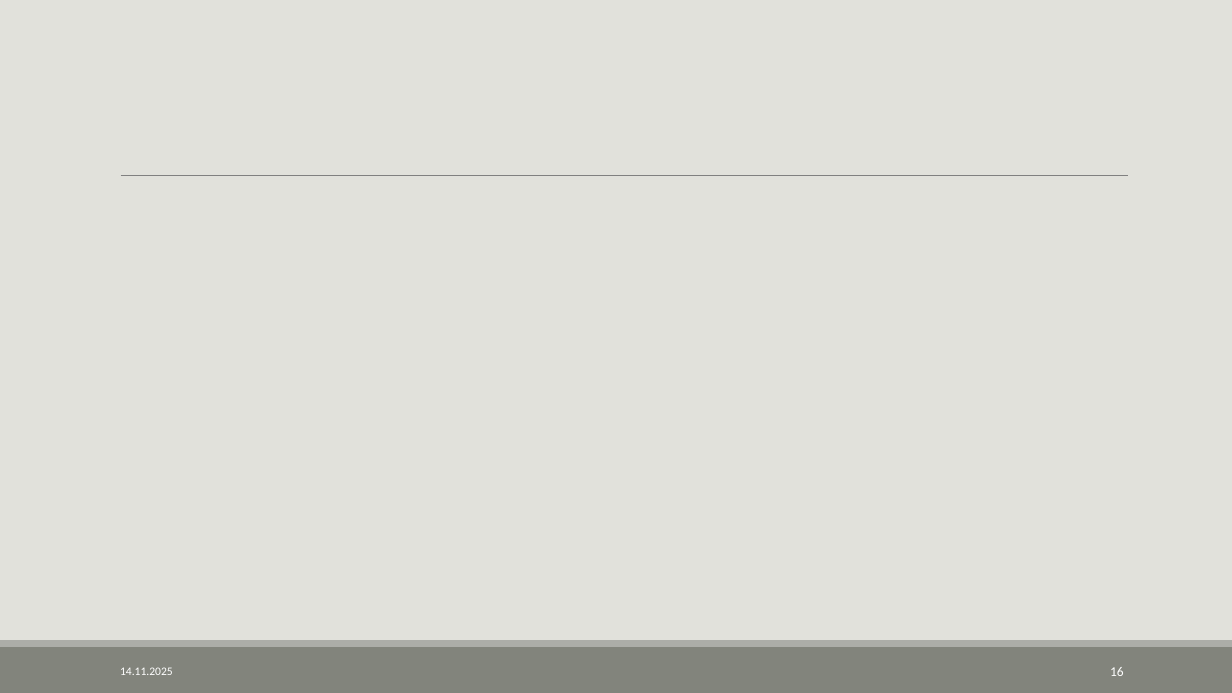
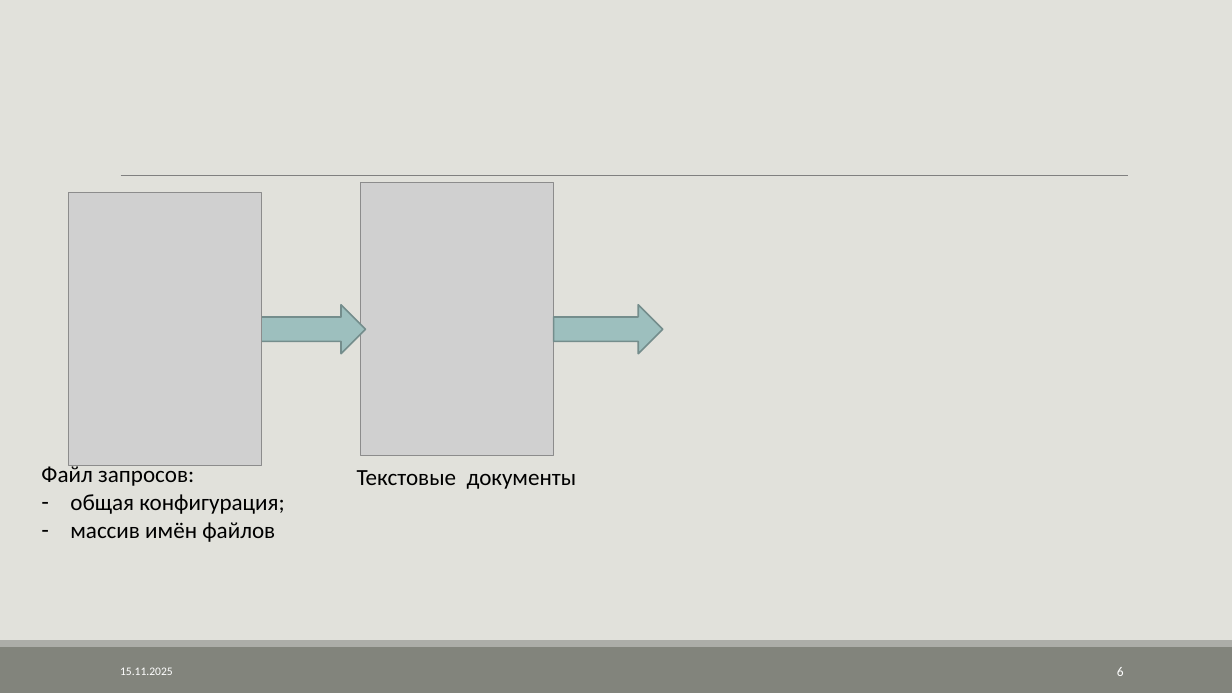
Before and after one commit to AVKazmirchuk/SearchEngine, a slide deck: slide 6 of presentation/защита.pptx (slide 16 before the commit). Drawn at 1232x693 pixels with LibreOffice and Linux fonts; fonts in the diff are those of the drawing; grey boxes stand for pictures. Boxes give left, top, right and bottom in pixels: in the first picture for what was removed or moved away, otherwise in the second. Text is boxed around its words. In the diff, an @@ line names an element or a change of style, - is before the commit and + after.

```diff
--- a/presentation/защита.pptx
+++ b/presentation/защита.pptx
@@ picture added at [68,193,262,466] @@
@@ picture added at [360,182,554,455] @@
@@ right arrow added at [257,305,366,354], fill #9DBFBE, outline #748D8D 1.25 pt @@
@@ right arrow added at [554,305,663,354], fill #9DBFBE, outline #748D8D 1.25 pt @@
@@ text added at [41,463,284,542], 18 pt, text #000000 @@
+Файл запросов:
+– общая конфигурация;
+– массив имён файлов
@@ text added at [357,470,577,489], 18 pt, text #000000 @@
+Текстовые документы
@@ text at [120,667,173,675]: text changed @@
-14.11.2025
+15.11.2025
@@ page number at [1117,667,1124,676]: text changed @@
-16
+6
```
Also in this commit, not shown: 14 other slides changed, 3 slides added, 13 other files.
